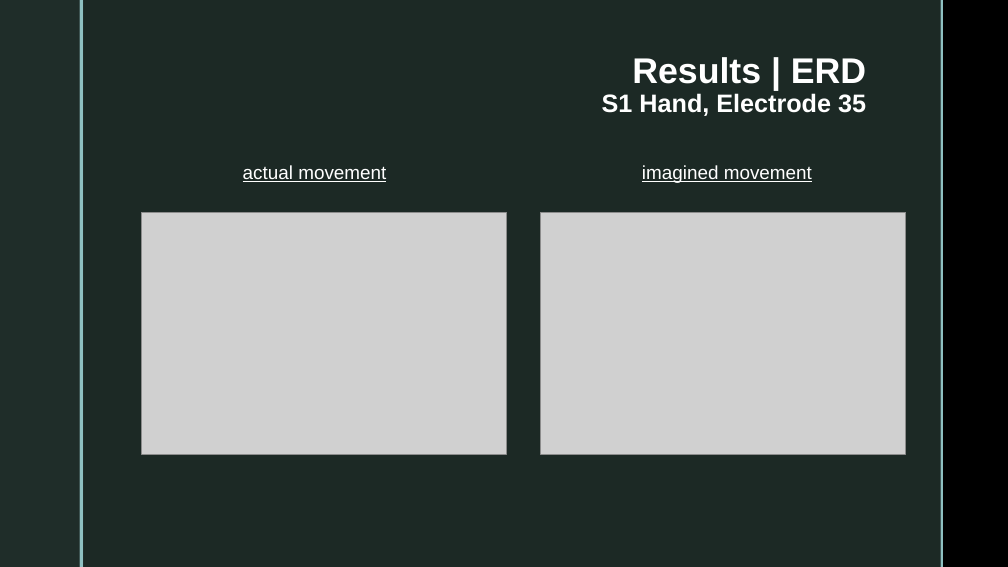
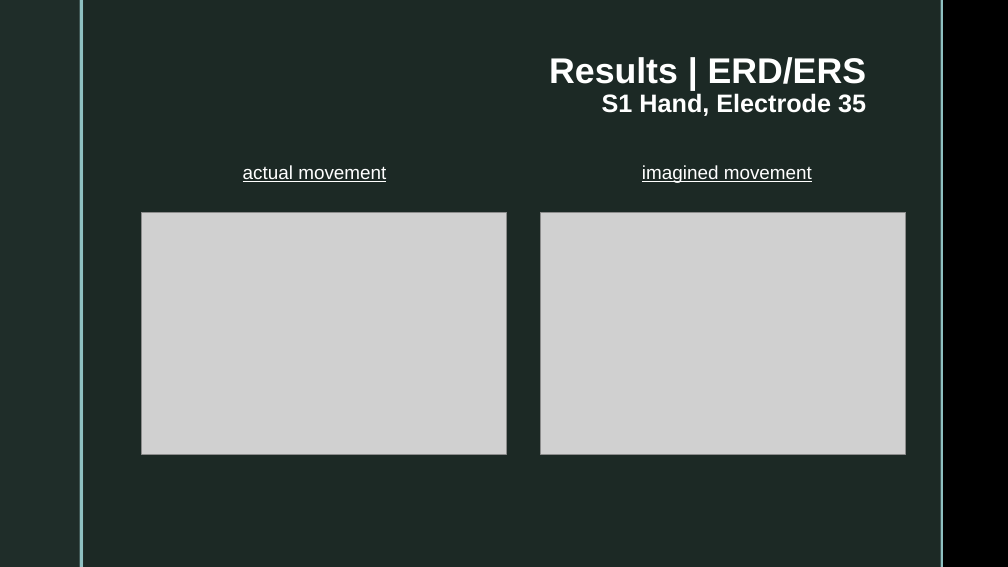
Before and after one commit to jessb0t/motorImagery, a slide deck: slide 9 of presentation.pptx. Drawn at 1008x567 pixels with LibreOffice and Linux fonts; fonts in the diff are those of the drawing; grey boxes stand for pictures; background and template pictures are left out. Boxes give left, top, right and bottom in pixels: in the first picture for what was removed or moved away, otherwise in the second. Text is boxed around its words. In the diff, an @@ line names an element or a change of style, - is before the commit and + after.

```diff
--- a/presentation.pptx
+++ b/presentation.pptx
@@ title at [549, 57, 866, 116]: text changed @@
-Results | ERD
-S1 Hand, Electrode 35
+Results | ERD/ERS
+S1 Hand, Electrode 35
```
Also in this commit, not shown: 3 other slides changed, 3 slides added, 4 other files.
